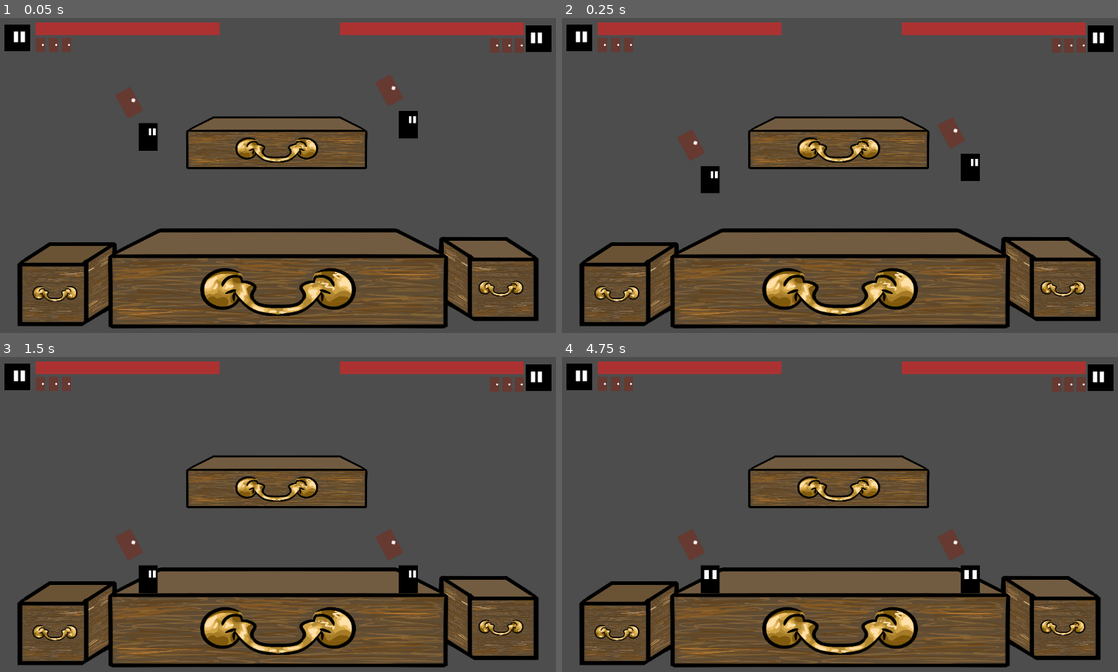
Above: before the commit, frames 1-4 (two rows, left to right).
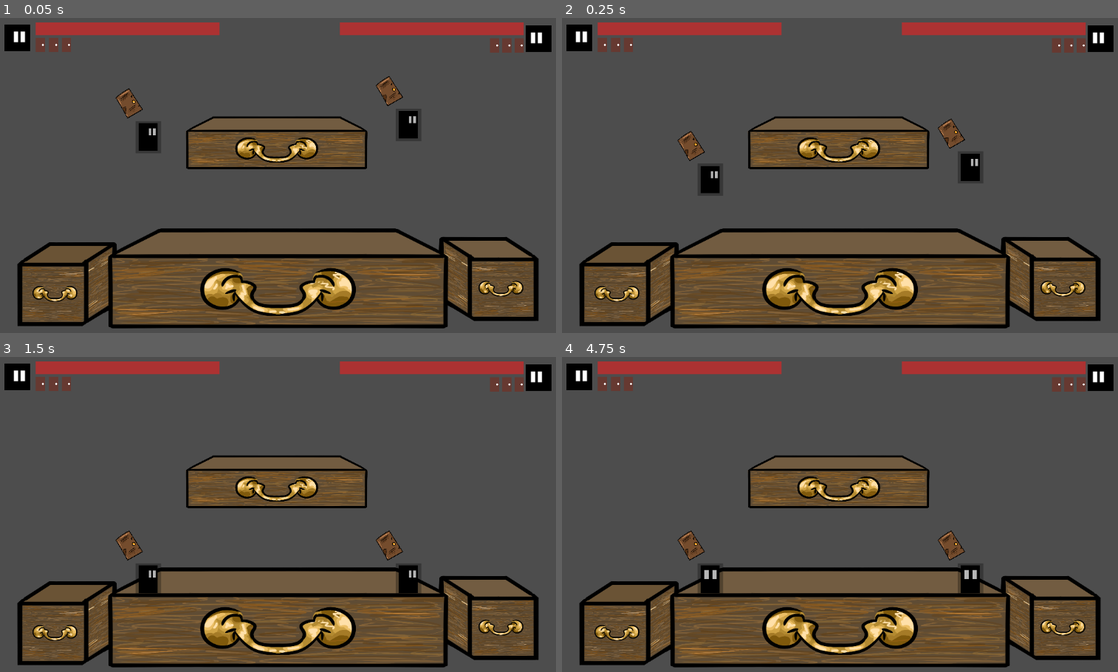
Above: after the commit, the same moments.

Repository: javiermarhuich/videojuego-portonazo
Game: Godot game, scene res://test_nivel.tscn
Two runs of this game, one before a commit and one after it. Both use one fixed random seed, a clock stepped at 60 frames per second and the inputs below.
Inputs (mouse positions are in pixels of both pictures, inside the frame that each line leads up to):
- Up to frame 1 (0.05 s): no input
- Up to frame 2 (0.25 s): no input
- Up to frame 3 (1.5 s): tap Enter at 0.5 s; move the mouse to (411, 498) at 0.52 s; click (411, 498) at 0.67 s; tap Space at 1.25 s; move the mouse to (161, 530) at 1.27 s; click (161, 530) at 1.42 s
- Up to frame 4 (4.75 s): tap Enter at 2, 3.5 s; move the mouse to (901, 442) at 2.02 s; click (901, 442) at 2.17 s; tap Space at 2.75, 4.25 s; move the mouse to (812, 580) at 2.77 s; click (812, 580) at 2.92 s; move the mouse to (1017, 564) at 3.52 s; click (1017, 564) at 3.67 s; move the mouse to (662, 464) at 4.27 s; click (662, 464) at 4.42 s

The runs differ from the first frame. In frame 1, 0.3% of the frame differs, in the area x 20-75%, y 18-38%; in frame 2, 0.3%; in frame 3, 0.4%; in frame 4, 0.4%, in the area x 20-76%, y 54-75%.

Commit message:
add-nueva puerta

Diff:
--- a/character/Angel.tscn
+++ b/character/Angel.tscn
@@ -2,8 +2,8 @@
 
 [ext_resource type="Script" uid="uid://5dqsrjp0weto" path="res://character/Personaje_Angel.gd" id="1_c45b1"]
 [ext_resource type="Texture2D" uid="uid://qtlf0ohtoxpv" path="res://images/wip_char.png" id="1_d2afa"]
-[ext_resource type="Texture2D" uid="uid://byuyg4omfgt7r" path="res://images/hud_door_icon.png" id="3_qvm42"]
 [ext_resource type="Texture2D" uid="uid://charw1mtixu47" path="res://images/white squer.png" id="4_0ofyb"]
+[ext_resource type="Texture2D" uid="uid://dwuwq7mrwhee6" path="res://images/door.png" id="4_bxjxq"]
 [ext_resource type="Texture2D" uid="uid://da16qg718ih3h" path="res://images/White_triangle.png" id="5_bxjxq"]
 
 [sub_resource type="ParticleProcessMaterial" id="ParticleProcessMaterial_bxjxq"]
@@ -227,11 +227,12 @@
 shape = SubResource("RectangleShape2D_0ofyb")
 
 [node name="Sprite2D" type="Sprite2D" parent="DoorBox"]
-scale = Vector2(5, 5)
-texture = ExtResource("3_qvm42")
+position = Vector2(6.2161, 6.73801)
+rotation = 0.0349066
+scale = Vector2(0.111, 0.122)
+texture = ExtResource("4_bxjxq")
 
 [node name="parryboxArea" type="Area2D" parent="."]
-visible = false
 scale = Vector2(0.11, 0.16)
 
 [node name="parryboxCollision" type="CollisionShape2D" parent="parryboxArea"]
Binary file added: images/door.png
Not shown, added: images/door.png.import
